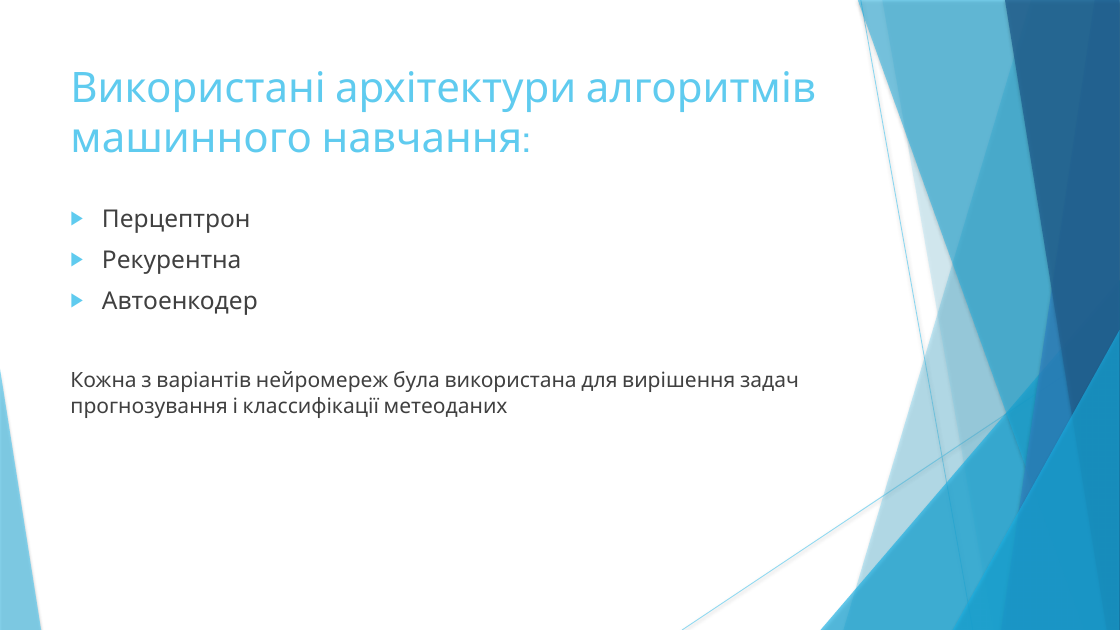
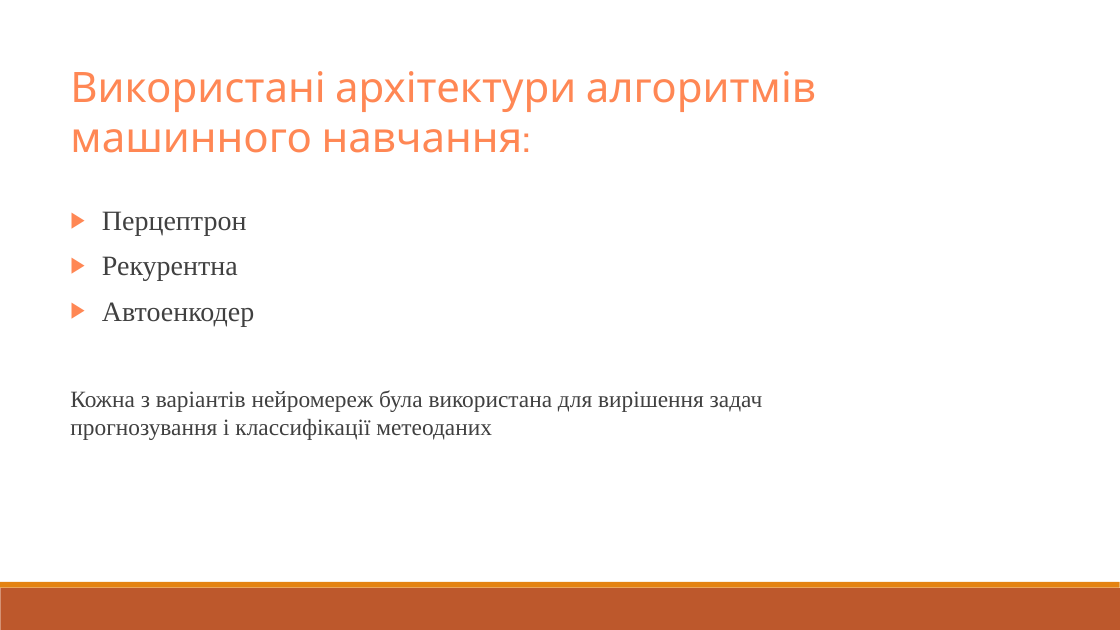
Before and after one commit to CodeMonsterPedro/Docs, a slide deck: slide 5 of demo.pptx. Drawn at 1120x630 pixels with LibreOffice and Linux fonts; fonts in the diff are those of the drawing. Boxes give left, top, right and bottom in pixels: in the first picture for what was removed or moved away, otherwise in the second. Text is boxed around its words. In the diff, an @@ line names an element or a change of style, - is before the commit and + after.

```diff
--- a/demo.pptx
+++ b/demo.pptx
@@ text "Використані архітектури алгоритмів машинного навчання:" at <box>70,71,816,153</box>: text colour #5FCBEF to #FF8754 @@
@@ text "Перцептрон" at <box>70,211,763,440</box>: size 21 to 24 pt in "Перцептрон", "Рекурентна", "Автоенкодер"; font Cabin to Times New Roman; size 18 to 20 pt in "Кожна з варіантів нейромереж була використана для ..."; bullet colour #5FCBEF to #FF8754 @@
@@ group removed at <box>0,0,1120,630</box>: 5 freeform shapes, 3 triangles, 2 lines @@
@@ rectangle added at <box>0,588,1120,630</box>, fill #BD582C @@
@@ rectangle added at <box>0,582,1120,588</box>, fill #E48312 @@
```
Also in this commit, not shown: 7 other slides changed, 3 slides added, 3 slides removed, 7 other files.
